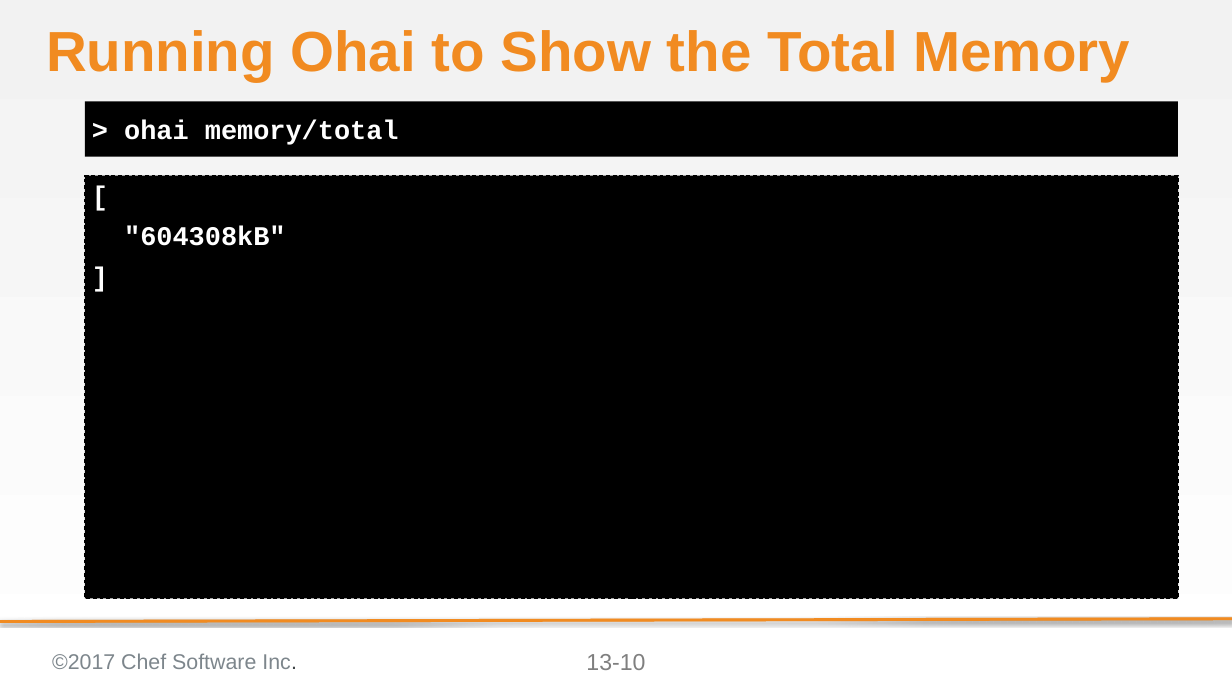
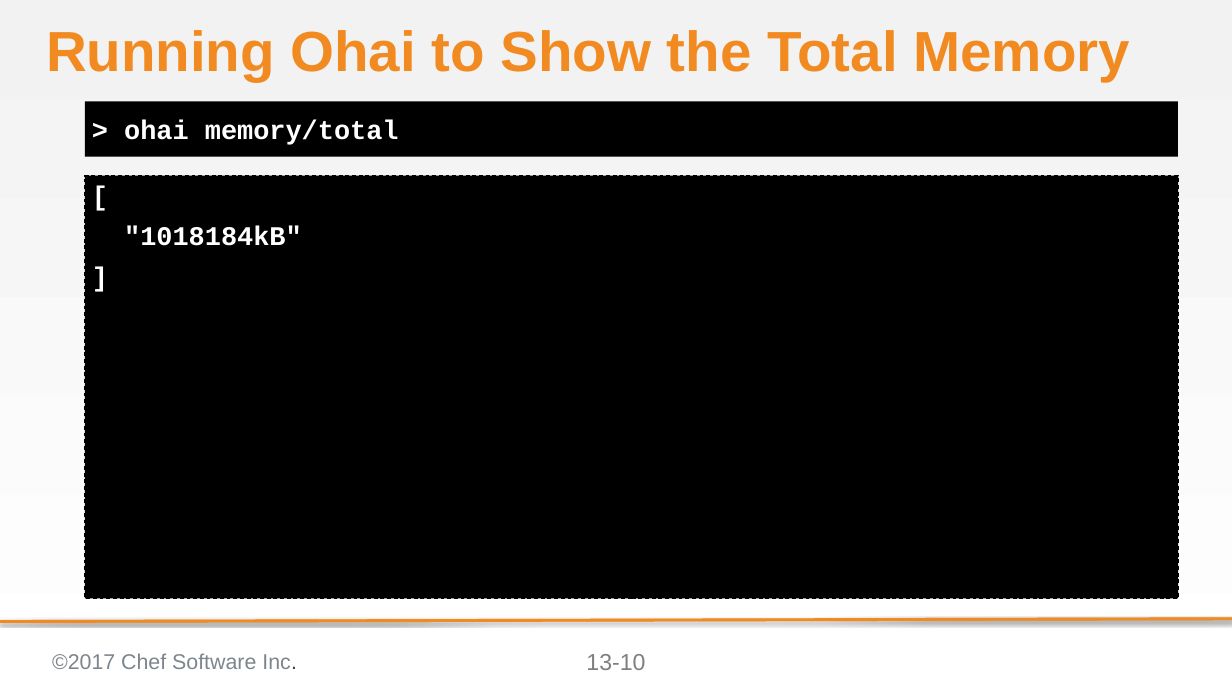
Before and after one commit to ericheiser/chef-intermediate, a slide deck: slide 10 of 13-ohai.pptx. Drawn at 1232x693 pixels with LibreOffice and Linux fonts; fonts in the diff are those of the drawing; background and template pictures are left out. Boxes give left, top, right and bottom in pixels: in the first picture for what was removed or moved away, otherwise in the second. Text is boxed around its words. In the diff, an @@ line names an element or a change of style, - is before the commit and + after.

```diff
--- a/13-ohai.pptx
+++ b/13-ohai.pptx
@@ text at bbox=[124, 227, 302, 246]: text changed @@
-"604308kB"
+"1018184kB"
```
Also in this commit, not shown: 4 other slides changed.
